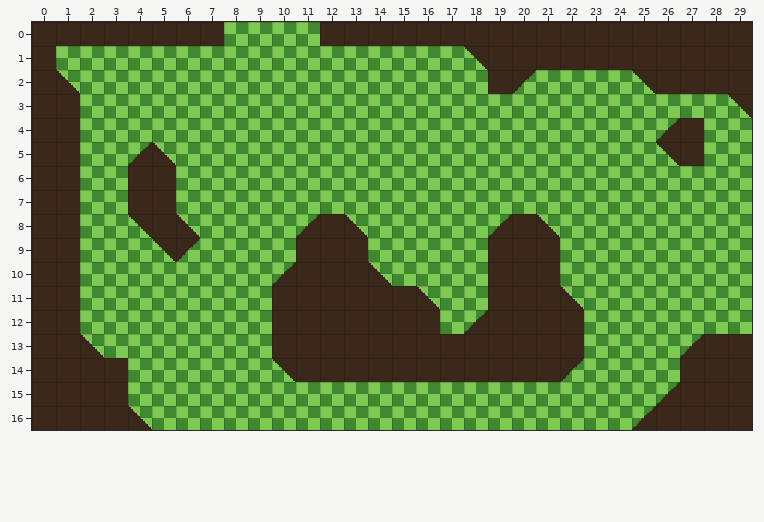
Tiled map, stored at art/map/dev2.tmx. Above: the version before the commit.
Cells are 16x16 px. Shown: x 0..29, y 0..16.
The same view after the edit:
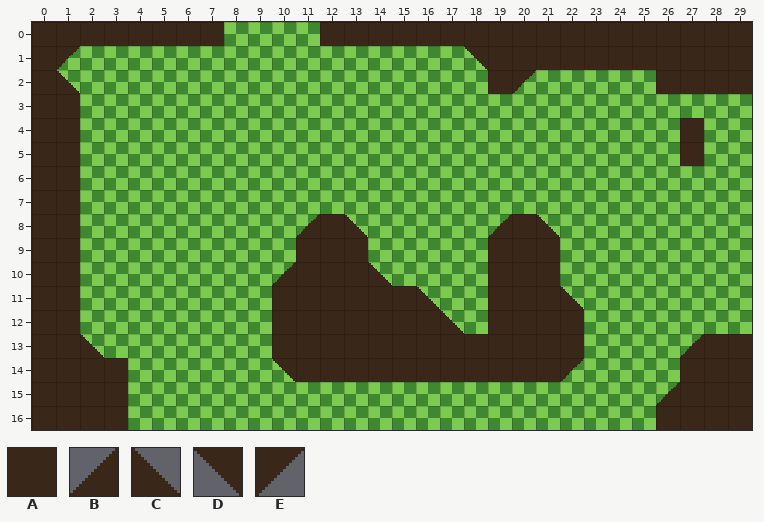
Key: from "dev": A 2, B 3, C 4, D 11, E 12.
_ is an empty cell, . an unchanged one.
Tiles of an added or newly shown layer are drawn over the layers below it.
The exact change:
--- layer "corners" (removed)
@@ x 25..29 @@
- 2 D....
- 3 ....D
- 4 .B...
- 5 .D...
+ 2 _....
+ 3 ...._
+ 4 ._...
+ 5 ._...
@@ x 18..18 @@
-12 B
+12 _
@@ x 4..25 @@
-16 C....................B
+16 _...................._
--- layer "dynamic" (removed)
@@ x 4..6 @@
- 5 BC.
- 6 AA.
- 7 AA.
- 8 DAC
- 9 .DE
+ 5 __.
+ 6 __.
+ 7 __.
+ 8 ___
+ 9 .__
--- layer "geo" (added)
@@ x 1..1 @@
- 1 _
+ 1 E
@@ x 17..17 @@
-12 _
+12 C
Pixel boxes of the changes (left, top, right, bottom) in both pictures:
added: (56, 46, 80, 70)
removed: (632, 70, 656, 94)
removed: (728, 94, 752, 118)
removed: (656, 118, 680, 166)
removed: (128, 142, 200, 262)
changed: (440, 310, 488, 334)
removed: (128, 406, 152, 430)
removed: (632, 406, 656, 430)
